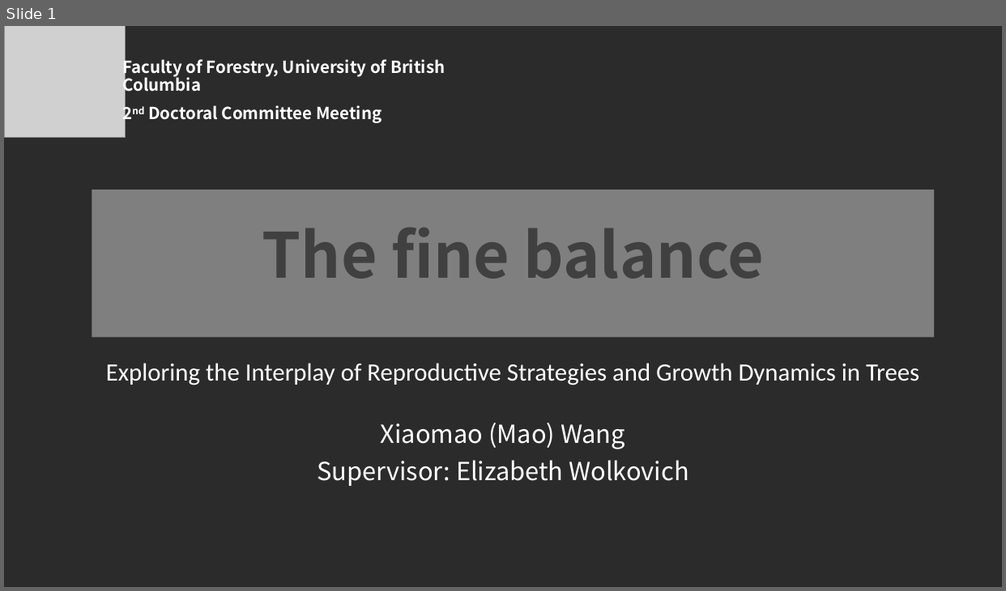
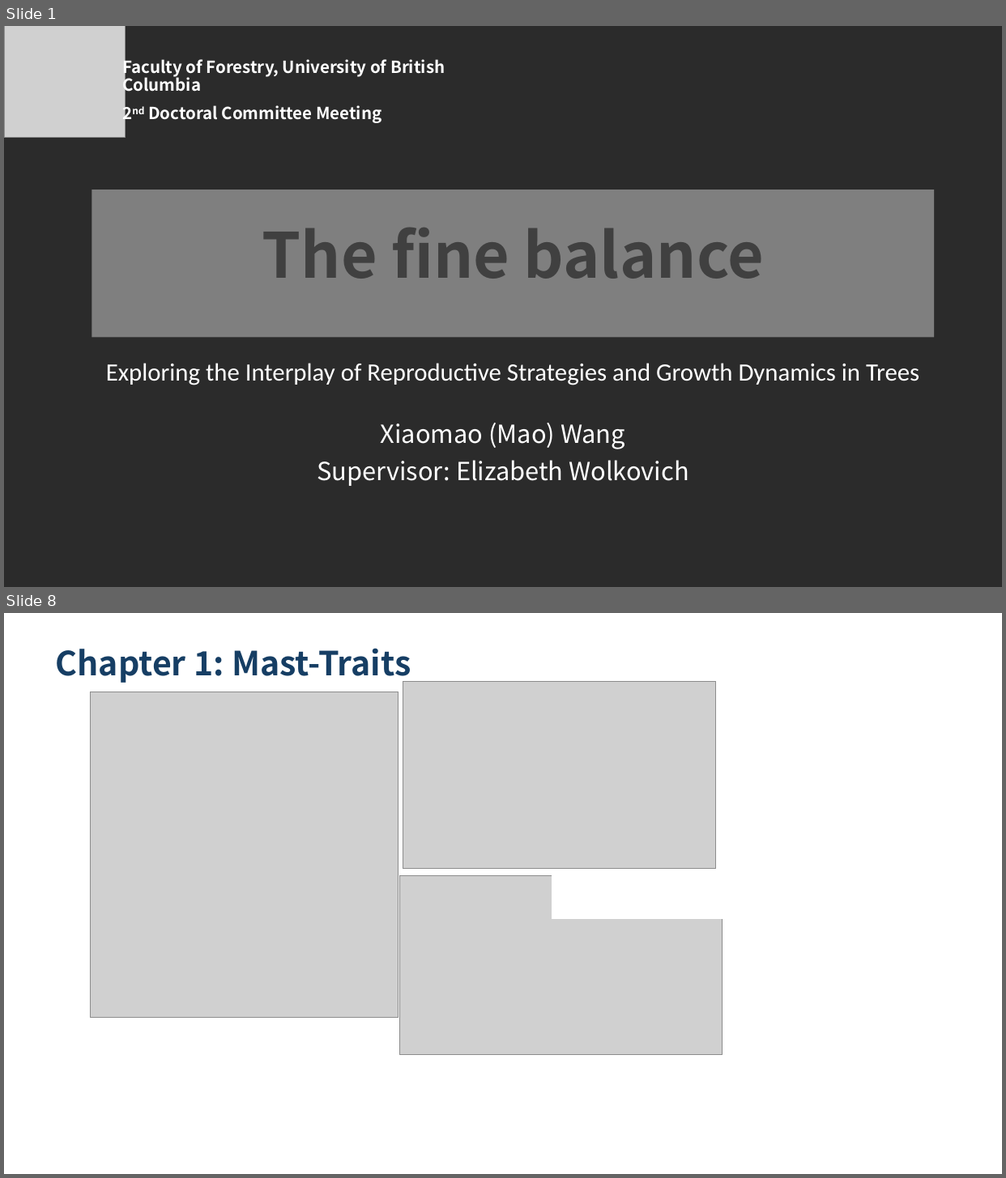
Before and after one commit to wangxm-forest/PhD, a slide deck: committee/secondCommitteeMeeting.pptx. Shown one above the other, each under a label of ours: slide 1 before the commit, slides 1 and 8 after it; the slides between them are not shown. The pictures are 1006x591 and 1006x1178 pixels, drawn with LibreOffice and Linux fonts; fonts in the diff are those of the drawing; grey boxes stand for pictures; background and template pictures are left out; a plain dark background stands for a picture behind light text. Boxes give left, top, right and bottom in pixels: in the first picture for what was removed or moved away, otherwise in the second. Text is boxed around its words. In the diff, an @@ line names an element or a change of style, - is before the commit and + after.

```diff
--- a/committee/secondCommitteeMeeting.pptx
+++ b/committee/secondCommitteeMeeting.pptx
@@ slide 8 added at [4,613,1002,1174], background picture (left out) @@
@@ text added at [56,648,411,684], 32 pt, text #163E64, bold @@
+Chapter 1: Mast-Traits
@@ picture added at [403,681,717,869] @@
@@ picture added at [90,692,398,1017] @@
@@ picture added at [399,875,722,1054] @@
@@ rectangle added at [552,873,722,918], fill #FFFFFF, outline #FFFFFF 1.5 pt @@
```
Also in this commit, not shown: 1 slide changed, 19 other slides added, 1 other file.
